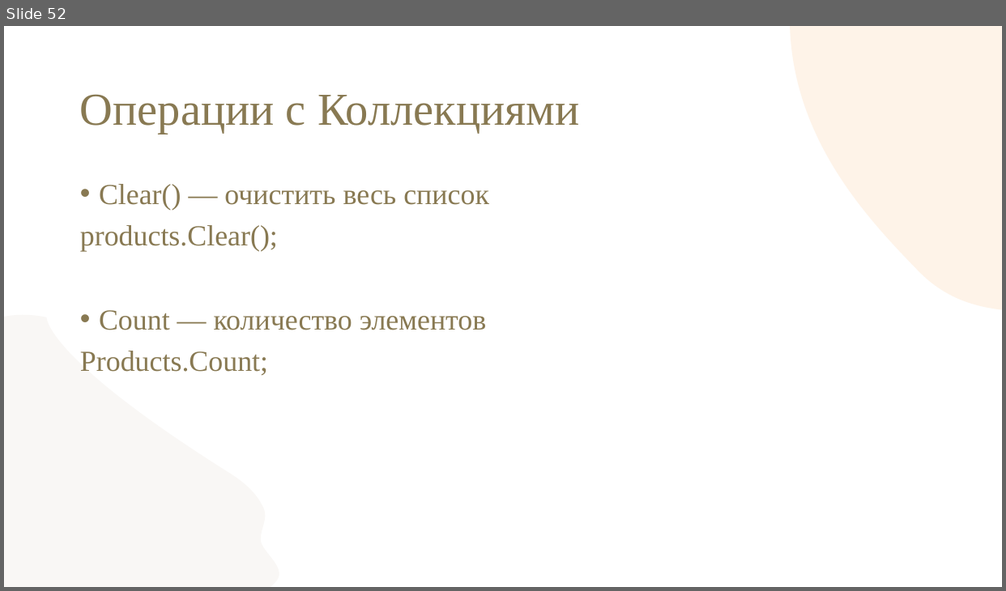
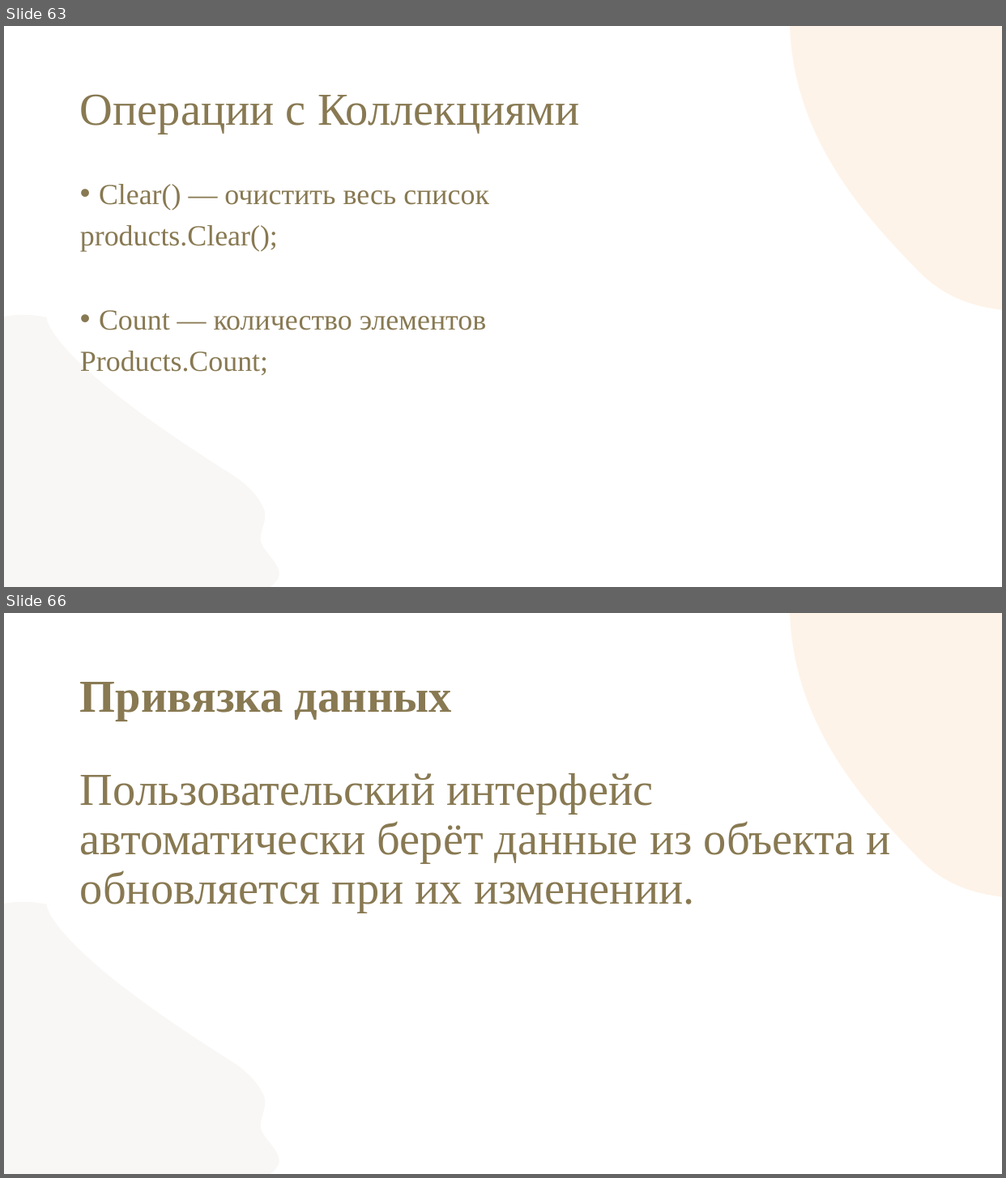
Before and after one commit to gheluag/demoexam_2026, a slide deck: Модуль 2/EF/EF.pptx. Shown one above the other, each under a label of ours: slide 52 before the commit, slides 63 and 66 after it; the slides between them are not shown. The pictures are 1006x591 and 1006x1178 pixels, drawn with LibreOffice and Linux fonts; fonts in the diff are those of the drawing; background and template pictures are left out. Boxes give left, top, right and bottom in pixels: in the first picture for what was removed or moved away, otherwise in the second. Text is boxed around its words. In the diff, an @@ line names an element or a change of style, - is before the commit and + after.

```diff
--- a/Модуль 2/EF/EF.pptx
+++ b/Модуль 2/EF/EF.pptx
@@ slide 66 added at (4, 613, 1002, 1174), background #FFFFFF; not listed: 2 template elements that a slide beside it also shows @@
@@ title added at (80, 682, 452, 721), 44 pt, text #887952, bold @@
+Привязка данных
@@ text added at (80, 773, 891, 914), 44 pt, text #887952 @@
+Пользовательский интерфейс автоматически берёт данные из объекта и обновляется при их изменении.
@@ what was slide 52 is now slide 63 @@
```
Also in this commit, not shown: 10 slides changed, 14 other slides added, 37 other files.
